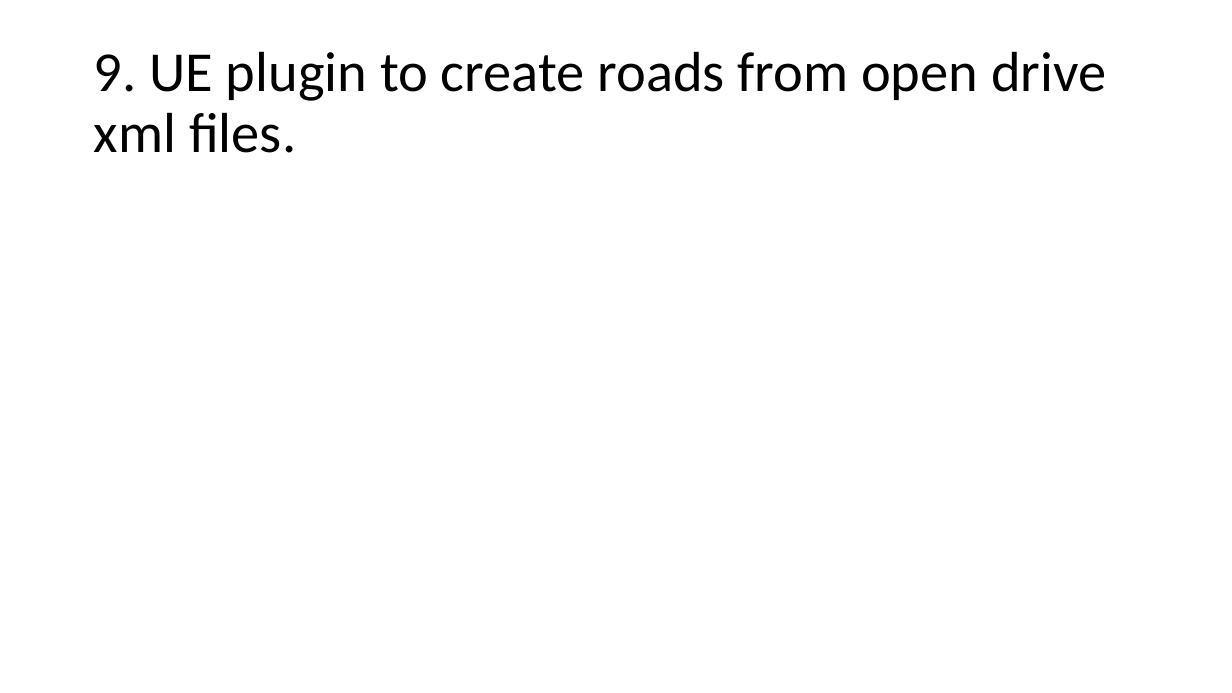
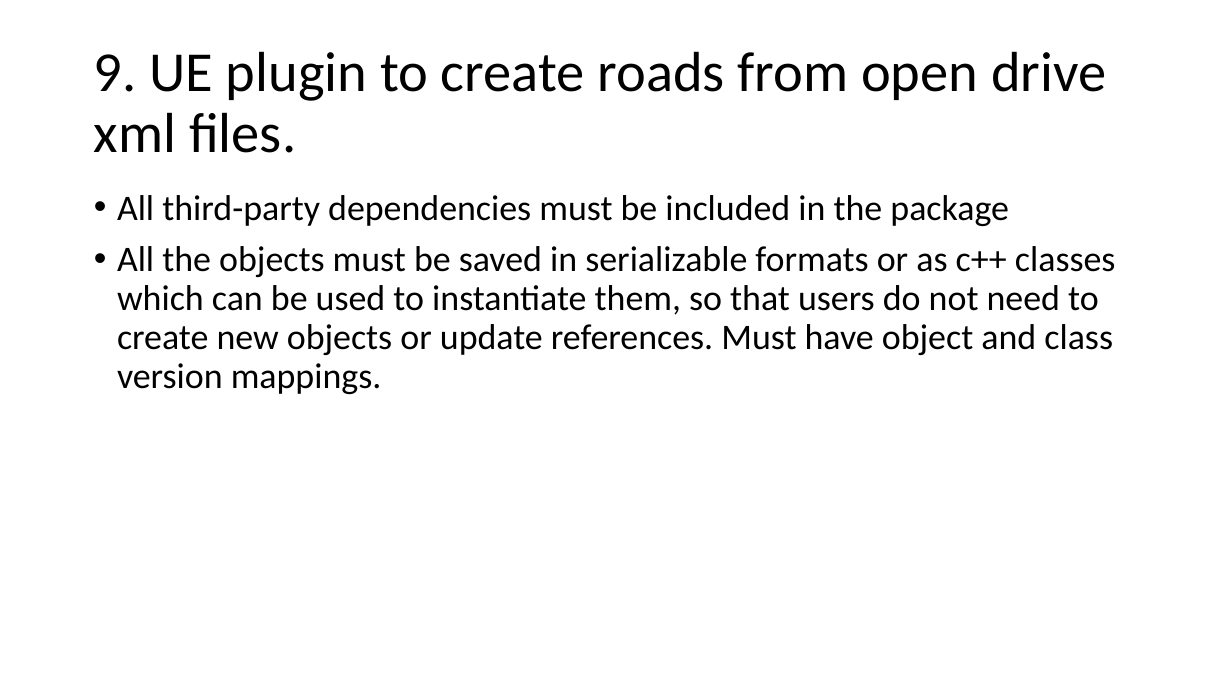
Before and after one commit to AugmentedDesignLab/junction-art, a slide deck: slide 11 of plan/challenges.pptx (slide 10 before the commit). Drawn at 1232x693 pixels with LibreOffice and Linux fonts; fonts in the diff are those of the drawing. Boxes give left, top, right and bottom in pixels: in the first picture for what was removed or moved away, otherwise in the second. Text is boxed around its words. In the diff, an @@ line names an element or a change of style, - is before the commit and + after.

```diff
--- a/plan/challenges.pptx
+++ b/plan/challenges.pptx
@@ text added at bbox=[117, 195, 1116, 394], 28 pt, text #000000 @@
+• All third-party dependencies must be included in the package
+• All the objects must be saved in serializable formats or as c++ classes which can be used to instantiate them, so that users do not need to create new objects or update references. Must have object and class version mappings.
```
Also in this commit, not shown: 6 other slides changed, 3 slides added.
